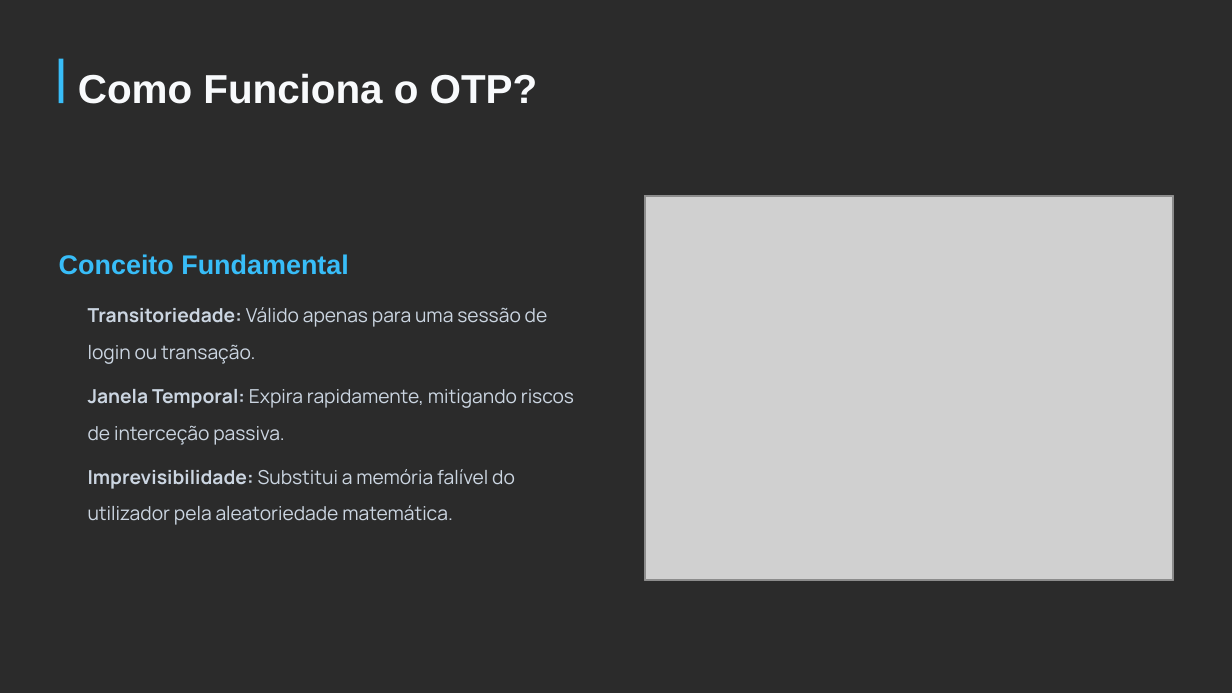
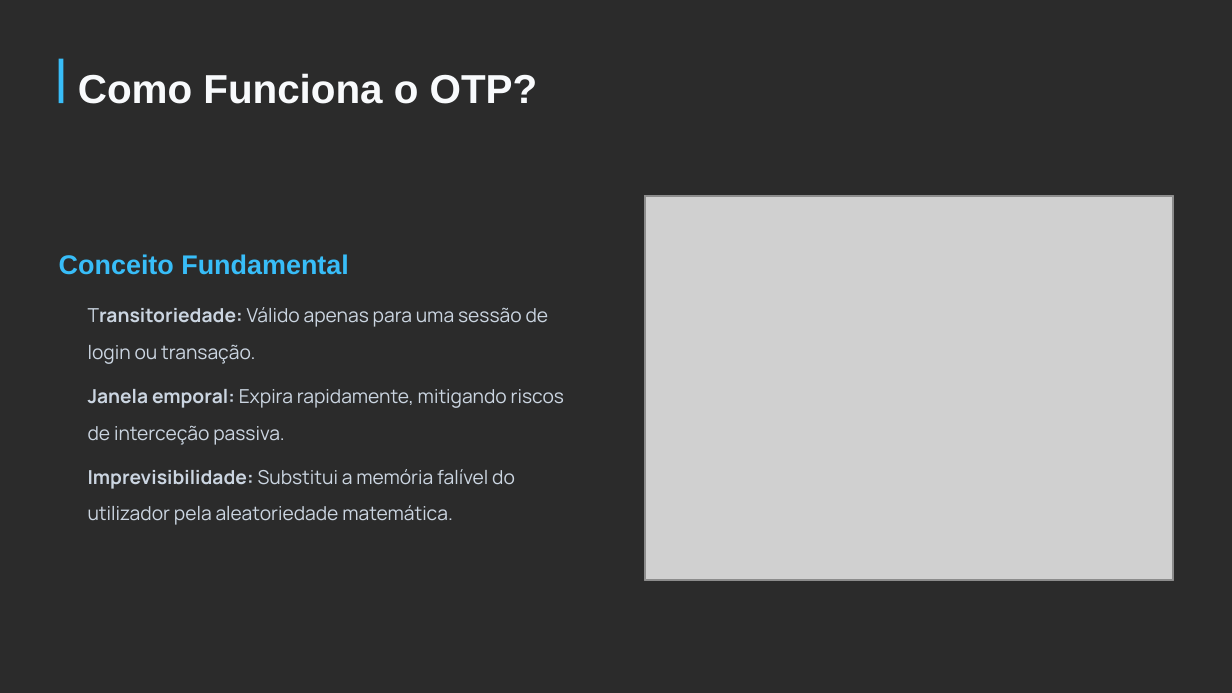
Before and after one commit to FranciscoSilva27/SAD_Trabalho_One_Time_Password, a slide deck: slide 3 of Apresentação One Time Passwords.pptx. Drawn at 1232x693 pixels with LibreOffice and Linux fonts; fonts in the diff are those of the drawing; grey boxes stand for pictures; background and template pictures are left out; a plain dark background stands for a picture behind light text. Boxes give left, top, right and bottom in pixels: in the first picture for what was removed or moved away, otherwise in the second. Text is boxed around its words. In the diff, an @@ line names an element or a change of style, - is before the commit and + after.

```diff
--- a/Apresentação One Time Passwords.pptx
+++ b/Apresentação One Time Passwords.pptx
@@ text "Transitoriedade: Válido apenas para uma ..." at bbox=[88, 307, 549, 364]: bold off in "Transitoriedade:" @@
@@ text at bbox=[88, 389, 564, 445]: text changed @@
-Janela Temporal: Expira rapidamente, mitigando riscos de interceção passiva.
+Janela emporal: Expira rapidamente, mitigando riscos de interceção passiva.
```
Also in this commit, not shown: 1 other slide changed, 1 slide removed.
